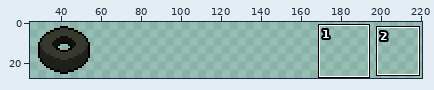
Sprite sheet -- assets/items.png. The picture above shows the old version from afar; the outline marks the close-up.
Close-up. Before the commit:
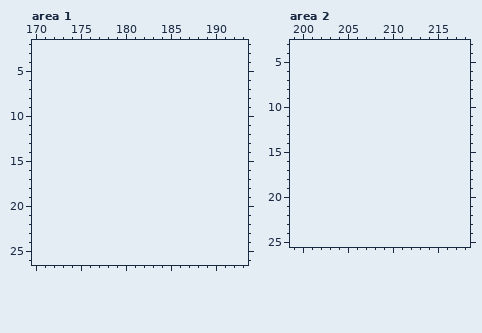
The file is 112x56 pixels, drawn in blocks of 2x2; one block is one cell here. Colours within 5 levels of each other are drawn and written as one. Shown: area 1: x 170..193, y 2..26; area 2: x 199..218, y 3..25. The old version is drawn lined up with the new one, on the new canvas. The wide view leaves out empty margins. The commit also changed other parts of the picture, which this record leaves out.
And afterwards:
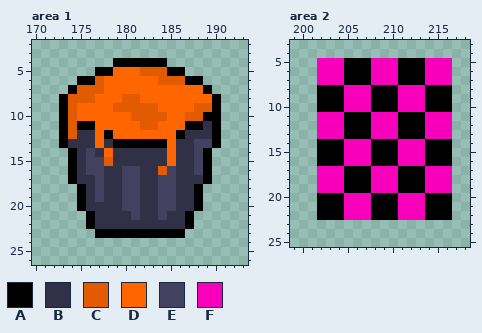
Palette (. is transparent): A #000000  B #303047  C #e35b00  D #ff6600  E #424260  F #f800bb
Changes in this commit:
canvas 56x28 -> 224x28
--- area 1
@@ x 170..193 @@
  3 ........................
- 4 ........................
- 5 ........................
- 6 ........................
- 7 ........................
- 8 ........................
- 9 ........................
-10 ........................
-11 ........................
-12 ........................
-13 ........................
-14 ........................
-15 ........................
-16 ........................
-17 ........................
-18 ........................
-19 ........................
-20 ........................
-21 ........................
-22 ........................
-23 ........................
+ 4 .........AAAAAA.........
+ 5 .......AADDDCCCAA.......
+ 6 .....AACDDDDDDCCCAA.....
+ 7 ....ACCCDDDDDDDDDDDA....
+ 8 ...ACCCDDDCCDDDDDDDDA...
+ 9 ...ACDDDDCCCCCDDDDCCA...
+10 ...ACDDDDDDCCCCDDCCAA...
+11 ...ACAADDDDDCCDDDAABA...
+12 ...ACBBDADDDDDDDABBBA...
+13 ...ABBBDBAAAAAADBBEEA...
+14 ....ABEBDBBBBBBDBBEA....
+15 ....ABEECBBBBBBDBBEA....
+16 ....ABEEBBEEBBCEBBEA....
+17 ....ABBEBBEEBBEEBBBA....
+18 .....ABEBBEEBBEEBBA.....
+19 .....ABEBBEEBBEEBBA.....
+20 .....ABBBBEEBBEEBBA.....
+21 ......ABBBBEBBEBBA......
+22 ......ABBBBBBBBBBA......
+23 .......AAAAAAAAAA.......
 24 ........................
--- area 2
@@ x 199..218 @@
  4 ....................
- 5 ....................
- 6 ....................
- 7 ....................
- 8 ....................
- 9 ....................
-10 ....................
-11 ....................
-12 ....................
-13 ....................
-14 ....................
-15 ....................
-16 ....................
-17 ....................
-18 ....................
-19 ....................
-20 ....................
-21 ....................
-22 ....................
+ 5 ...FFFAAAFFFAAAFFF..
+ 6 ...FFFAAAFFFAAAFFF..
+ 7 ...FFFAAAFFFAAAFFF..
+ 8 ...AAAFFFAAAFFFAAA..
+ 9 ...AAAFFFAAAFFFAAA..
+10 ...AAAFFFAAAFFFAAA..
+11 ...FFFAAAFFFAAAFFF..
+12 ...FFFAAAFFFAAAFFF..
+13 ...FFFAAAFFFAAAFFF..
+14 ...AAAFFFAAAFFFAAA..
+15 ...AAAFFFAAAFFFAAA..
+16 ...AAAFFFAAAFFFAAA..
+17 ...FFFAAAFFFAAAFFF..
+18 ...FFFAAAFFFAAAFFF..
+19 ...FFFAAAFFFAAAFFF..
+20 ...AAAFFFAAAFFFAAA..
+21 ...AAAFFFAAAFFFAAA..
+22 ...AAAFFFAAAFFFAAA..
 23 ....................
